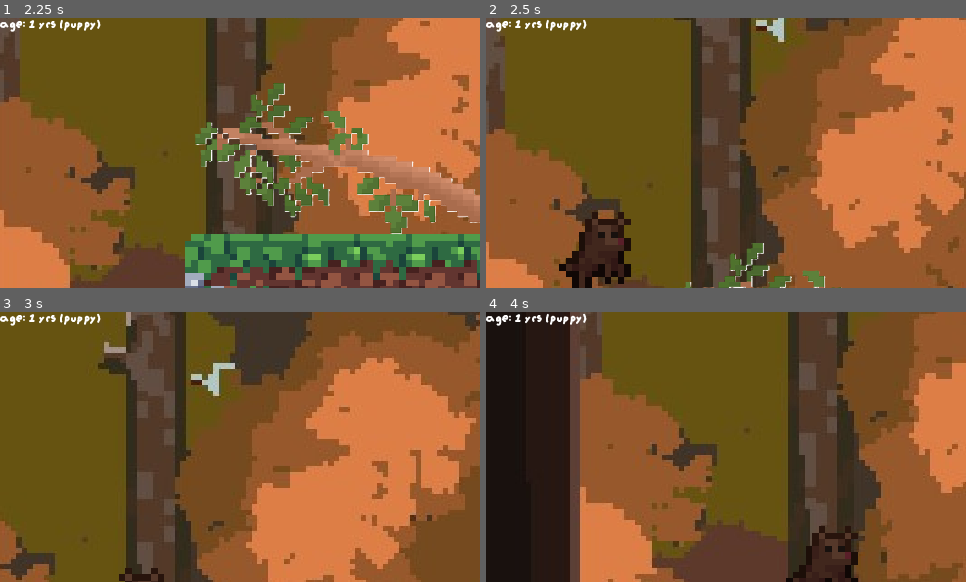
Above: before the commit, frames 1-4 (two rows, left to right).
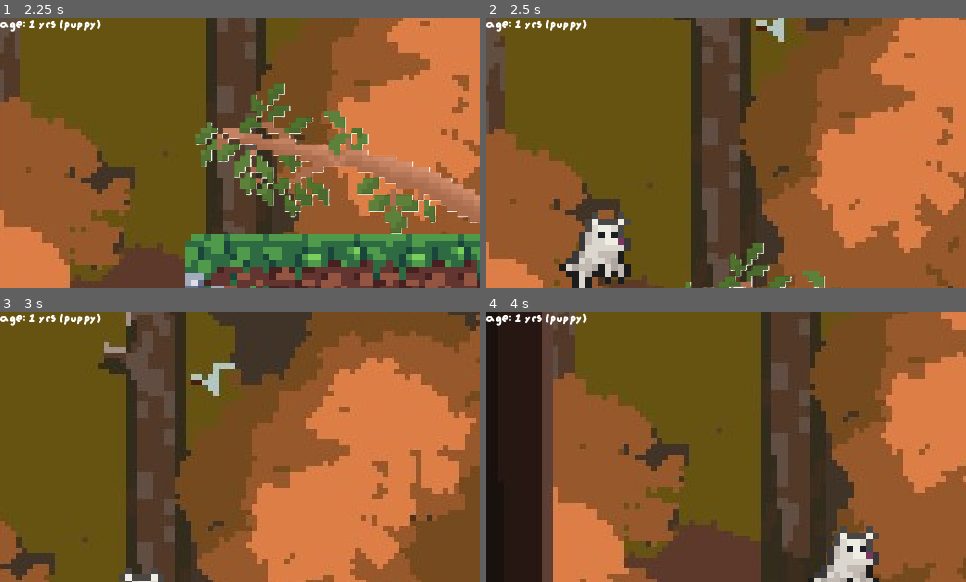
Above: after the commit, the same moments.

Repository: vineethjkatti-tech/tuff-game
Game: Godot game, scene res://main_menu.tscn
Same seed, same stepped clock (60 frames per second), same inputs: the game is played once before the commit and once after it. Video files are missing from this copy of the repository; at most half a second of black plays in their place.
Inputs:
- Up to frame 1 (2.25 s): click "Play" at 0.5 s; tap Enter (ui_accept) at 1.25, 1.52 s; hold Right (ui_right) from 1.28 s (still down)
- Up to frame 2 (2.5 s): keep holding Right (ui_right); tap Enter (ui_accept) at 2.27 s
- Up to frame 3 (3 s): release Right (ui_right) at 2.78 s; hold Left (ui_left) from 2.78 s (still down)
- Up to frame 4 (4 s): release Left (ui_left) at 3.53 s; hold Right (ui_right) from 3.53 s (still down); tap Enter (ui_accept) at 3.77 s

Frame 1 is identical in both runs. In frame 2, 2.1% of the frame differs, in the area x 16-31%, y 71-100%; in frame 3, 0.3%; in frame 4, 39%, in the area x 11-100%, y 0-100%.

Commit message:
added

Diff:
--- a/dog.tscn
+++ b/dog.tscn
@@ -1,71 +1,71 @@
 [gd_scene format=3 uid="uid://kttjc2v7yqdj"]
 
-[ext_resource type="Texture2D" uid="uid://buxf4kgptwfrc" path="res://spritesheet_brown.png" id="1_f50pn"]
 [ext_resource type="Script" uid="uid://b7rffeuo7vj6g" path="res://dog.gd" id="1_ij6vw"]
 [ext_resource type="VideoStream" uid="uid://c8gm1ydgl40h" path="res://WhatsApp Video 2026-11-14 at 5.10.36 PM.ogv" id="2_ptela"]
+[ext_resource type="Texture2D" uid="uid://d3de5c5ng4sos" path="res://spritesheet_white.png" id="3_ptela"]
 
-[sub_resource type="AtlasTexture" id="AtlasTexture_jqx0s"]
-atlas = ExtResource("1_f50pn")
-region = Rect2(0, 0, 16, 16)
+[sub_resource type="AtlasTexture" id="AtlasTexture_ngebd"]
+atlas = ExtResource("3_ptela")
+region = Rect2(0, 32, 16, 16)
 
-[sub_resource type="AtlasTexture" id="AtlasTexture_dunbu"]
-atlas = ExtResource("1_f50pn")
-region = Rect2(16, 0, 16, 16)
+[sub_resource type="AtlasTexture" id="AtlasTexture_jurjn"]
+atlas = ExtResource("3_ptela")
+region = Rect2(16, 32, 16, 16)
 
-[sub_resource type="AtlasTexture" id="AtlasTexture_dfh6p"]
-atlas = ExtResource("1_f50pn")
-region = Rect2(32, 0, 16, 16)
+[sub_resource type="AtlasTexture" id="AtlasTexture_6vfhn"]
+atlas = ExtResource("3_ptela")
+region = Rect2(32, 32, 16, 16)
 
-[sub_resource type="AtlasTexture" id="AtlasTexture_40pg0"]
-atlas = ExtResource("1_f50pn")
-region = Rect2(48, 0, 16, 16)
+[sub_resource type="AtlasTexture" id="AtlasTexture_pq3vt"]
+atlas = ExtResource("3_ptela")
+region = Rect2(48, 32, 16, 16)
 
 [sub_resource type="AtlasTexture" id="AtlasTexture_ad4jp"]
-atlas = ExtResource("1_f50pn")
+atlas = ExtResource("3_ptela")
 region = Rect2(64, 32, 16, 16)
 
 [sub_resource type="AtlasTexture" id="AtlasTexture_lyo8i"]
-atlas = ExtResource("1_f50pn")
+atlas = ExtResource("3_ptela")
 region = Rect2(80, 32, 16, 16)
 
-[sub_resource type="AtlasTexture" id="AtlasTexture_kb3ao"]
-atlas = ExtResource("1_f50pn")
-region = Rect2(0, 16, 16, 16)
+[sub_resource type="AtlasTexture" id="AtlasTexture_jqx0s"]
+atlas = ExtResource("3_ptela")
+region = Rect2(64, 32, 16, 16)
 
-[sub_resource type="AtlasTexture" id="AtlasTexture_ptela"]
-atlas = ExtResource("1_f50pn")
-region = Rect2(16, 16, 16, 16)
+[sub_resource type="AtlasTexture" id="AtlasTexture_dunbu"]
+atlas = ExtResource("3_ptela")
+region = Rect2(80, 32, 16, 16)
 
-[sub_resource type="AtlasTexture" id="AtlasTexture_ngebd"]
-atlas = ExtResource("1_f50pn")
-region = Rect2(32, 16, 16, 16)
+[sub_resource type="AtlasTexture" id="AtlasTexture_dfh6p"]
+atlas = ExtResource("3_ptela")
+region = Rect2(48, 48, 16, 16)
 
-[sub_resource type="AtlasTexture" id="AtlasTexture_jurjn"]
-atlas = ExtResource("1_f50pn")
-region = Rect2(48, 16, 16, 16)
+[sub_resource type="AtlasTexture" id="AtlasTexture_40pg0"]
+atlas = ExtResource("3_ptela")
+region = Rect2(32, 48, 16, 16)
 
-[sub_resource type="AtlasTexture" id="AtlasTexture_6vfhn"]
-atlas = ExtResource("1_f50pn")
-region = Rect2(64, 16, 16, 16)
+[sub_resource type="AtlasTexture" id="AtlasTexture_f7ihl"]
+atlas = ExtResource("3_ptela")
+region = Rect2(16, 48, 16, 16)
 
-[sub_resource type="AtlasTexture" id="AtlasTexture_pq3vt"]
-atlas = ExtResource("1_f50pn")
-region = Rect2(80, 16, 16, 16)
+[sub_resource type="AtlasTexture" id="AtlasTexture_ajdef"]
+atlas = ExtResource("3_ptela")
+region = Rect2(0, 48, 16, 16)
 
 [sub_resource type="SpriteFrames" id="SpriteFrames_hewpr"]
 animations = [{
 "frames": [{
 "duration": 1.0,
-"texture": SubResource("AtlasTexture_jqx0s")
+"texture": SubResource("AtlasTexture_ngebd")
 }, {
 "duration": 1.0,
-"texture": SubResource("AtlasTexture_dunbu")
+"texture": SubResource("AtlasTexture_jurjn")
 }, {
 "duration": 1.0,
-"texture": SubResource("AtlasTexture_dfh6p")
+"texture": SubResource("AtlasTexture_6vfhn")
 }, {
 "duration": 1.0,
-"texture": SubResource("AtlasTexture_40pg0")
+"texture": SubResource("AtlasTexture_pq3vt")
 }],
 "loop": 1,
 "name": &"idle",
@@ -84,22 +84,22 @@
 }, {
 "frames": [{
 "duration": 1.0,
-"texture": SubResource("AtlasTexture_kb3ao")
+"texture": SubResource("AtlasTexture_jqx0s")
 }, {
 "duration": 1.0,
-"texture": SubResource("AtlasTexture_ptela")
+"texture": SubResource("AtlasTexture_dunbu")
 }, {
 "duration": 1.0,
-"texture": SubResource("AtlasTexture_ngebd")
+"texture": SubResource("AtlasTexture_dfh6p")
 }, {
 "duration": 1.0,
-"texture": SubResource("AtlasTexture_jurjn")
+"texture": SubResource("AtlasTexture_40pg0")
 }, {
 "duration": 1.0,
-"texture": SubResource("AtlasTexture_6vfhn")
+"texture": SubResource("AtlasTexture_f7ihl")
 }, {
 "duration": 1.0,
-"texture": SubResource("AtlasTexture_pq3vt")
+"texture": SubResource("AtlasTexture_ajdef")
 }],
 "loop": 1,
 "name": &"walk",
@@ -118,7 +118,8 @@
 position = Vector2(19, 16)
 scale = Vector2(2.375, 2.375)
 sprite_frames = SubResource("SpriteFrames_hewpr")
-animation = &"walk"
+animation = &"idle"
+frame_progress = 0.81296
 
 [node name="CollisionShape2D" type="CollisionShape2D" parent="." unique_id=598543005]
 position = Vector2(18, 17.5)
--- a/main.tscn
+++ b/main.tscn
@@ -13,6 +13,9 @@
 [sub_resource type="RectangleShape2D" id="RectangleShape2D_hewpr"]
 size = Vector2(481, 22)
 
+[sub_resource type="RectangleShape2D" id="RectangleShape2D_6vh84"]
+size = Vector2(12, 248)
+
 [node name="Node2D" type="Node2D" unique_id=31836382]
 
 [node name="Parallax2D" type="Parallax2D" parent="." unique_id=1836310597]
@@ -39,6 +42,10 @@
 offset_right = 479.0
 offset_bottom = 271.0
 color = Color(0.4572717, 0.21104574, 0, 1)
+
+[node name="CollisionShape2D2" type="CollisionShape2D" parent="Ground" unique_id=402792855]
+position = Vector2(6, 124)
+shape = SubResource("RectangleShape2D_6vh84")
 
 [node name="Dog" parent="." unique_id=1742032735 instance=ExtResource("2_h2yge")]
 position = Vector2(59, 93)
--- a/mountain_chunk.tscn
+++ b/mountain_chunk.tscn
@@ -98,6 +98,8 @@
 
 [node name="Enemy2" parent="." unique_id=1193613988 instance=ExtResource("5_6nf7s")]
 position = Vector2(-20, -81)
+monitoring = false
+monitorable = false
 vertical_patrol = true
 
 [connection signal="screen_exited" from="VisibleOnScreenNotifier2D" to="." method="_on_visible_on_screen_notifier_2d_screen_exited"]
